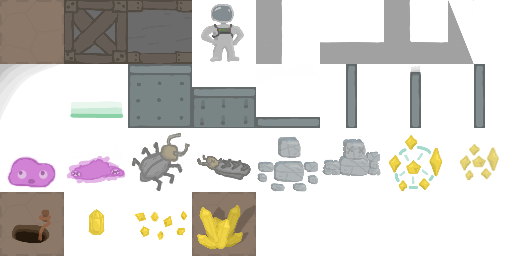
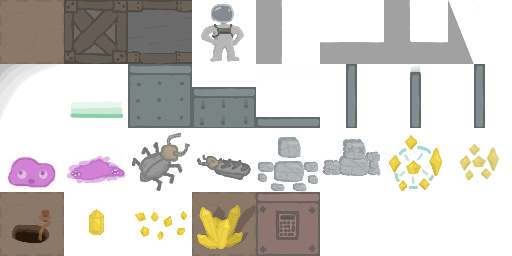
Revision of a layered 512px x 256px image; what changed, layer by layer:
painted on "Paint Layer 1(pasted)" over (256, 192, 320, 256)
painted on "Base Tiles" over (256, 192, 320, 256)
